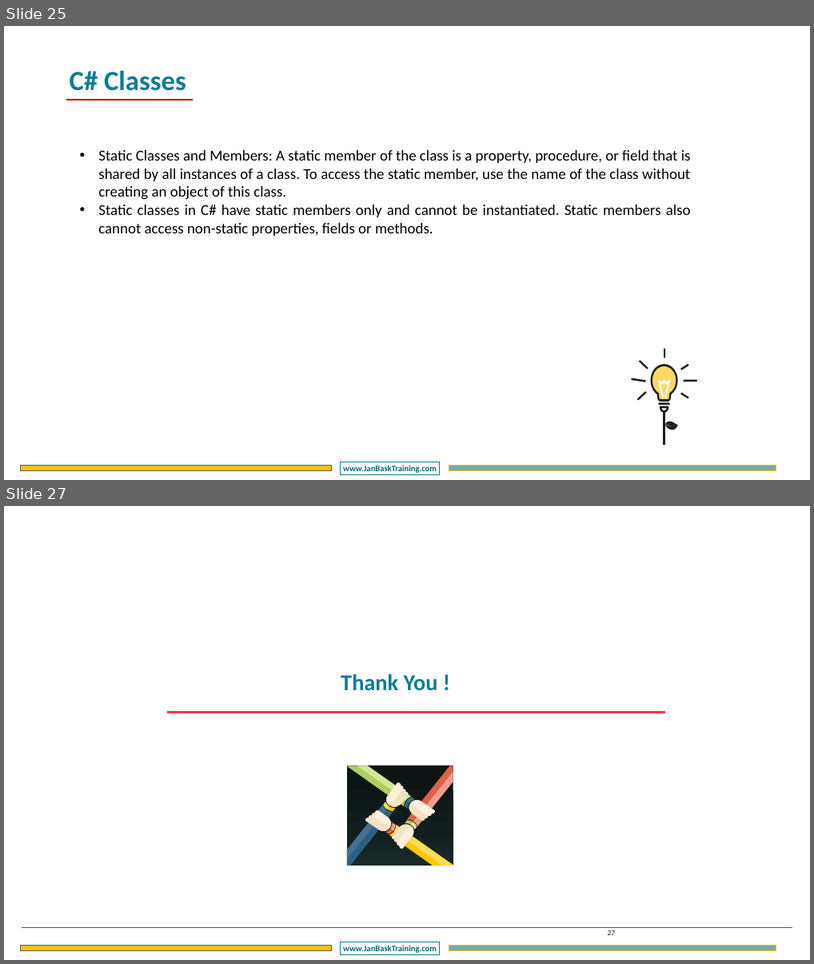
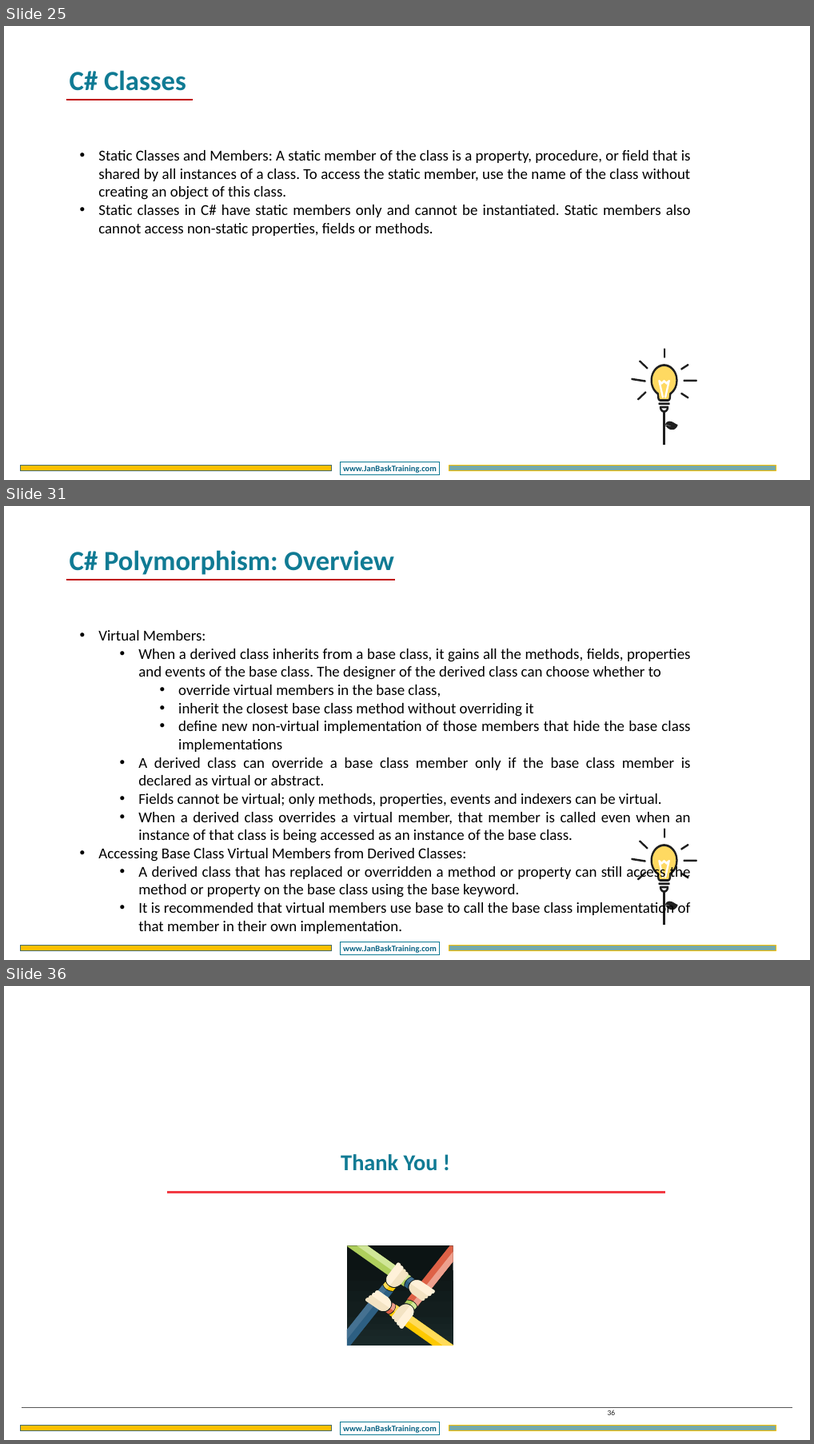
Before and after one commit to DotNetTraining/DotNetEssentials, a slide deck: slides/OOPC/OOPC - Chapter2.pptx. Shown one above the other, each under a label of ours: slides 25 and 27 before the commit, slides 25, 31 and 36 after it; the slides between them are not shown. The pictures are 814x964 and 814x1444 pixels, drawn with LibreOffice and Linux fonts; fonts in the diff are those of the drawing; background and template pictures are left out. Boxes give left, top, right and bottom in pixels: in the first picture for what was removed or moved away, otherwise in the second. Text is boxed around its words. In the diff, an @@ line names an element or a change of style, - is before the commit and + after.

```diff
--- a/slides/OOPC/OOPC - Chapter2.pptx
+++ b/slides/OOPC/OOPC - Chapter2.pptx
@@ slide 31 added at (4,506,810,960), background #FFFFFF; not listed: 3 template elements that a slide beside it also shows @@
@@ text added at (70,550,394,575), 66 pt, text #107B94, bold @@
+C# Polymorphism: Overview
@@ line added from (66, 580) to (395, 580), #C00000 4.5 pt @@
@@ text added at (98,630,691,933), 36 pt, text #000000 @@
+• Virtual Members:
+  • When a derived class inherits from a base class, it gains all the methods, fields, properties and events of the base class. The designer of the derived class can choose whether to
+    • override virtual members in the base class,
+    • inherit the closest base class method without overriding it
+    • define new non-virtual implementation of those members that hide the base class implementations
+  • A derived class can override a base class member only if the base class member is declared as virtual or abstract.
+  • Fields cannot be virtual; only methods, properties, events and indexers can be virtual.
+  • When a derived class overrides a virtual member, that member is called even when an instance of that class is being accessed as an instance of the base class.
+• Accessing Base Class Virtual Members from Derived Classes:
+  • A derived class that has replaced or overridden a method or property can still access the method or property on the base class using the base keyword.
+  • It is recommended that virtual members use base to call the base class implementation of that member in their own implementation.
@@ group added at (631,828,698,924): 13 freeform shapes, 1 line @@
@@ what was slide 27 is now slide 36 @@
@@ page number at (608,1409,616,1415): text changed @@
-27
+36
```
Also in this commit, not shown: 1 slide changed, 8 other slides added, 2 other files.
